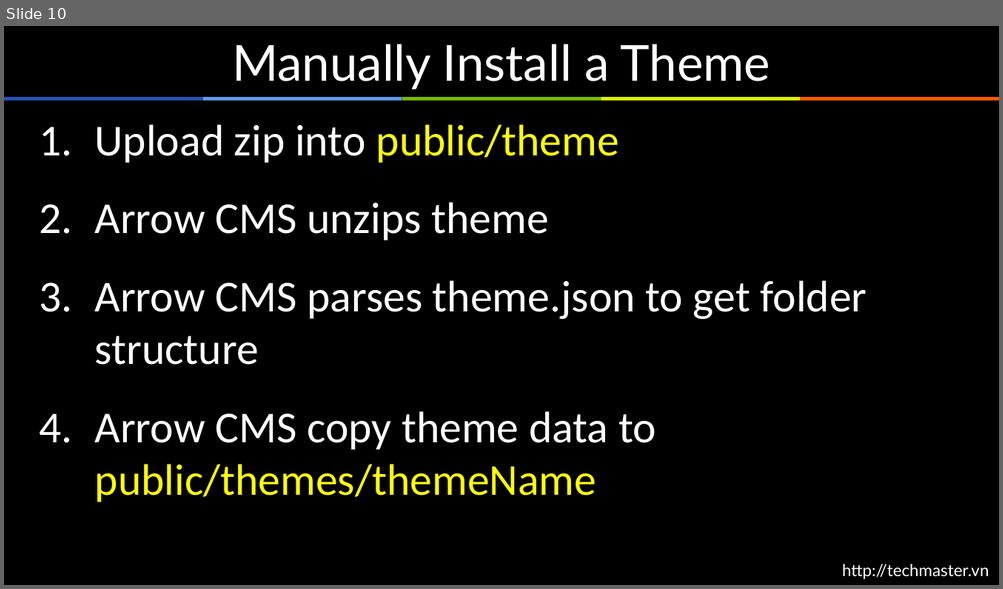
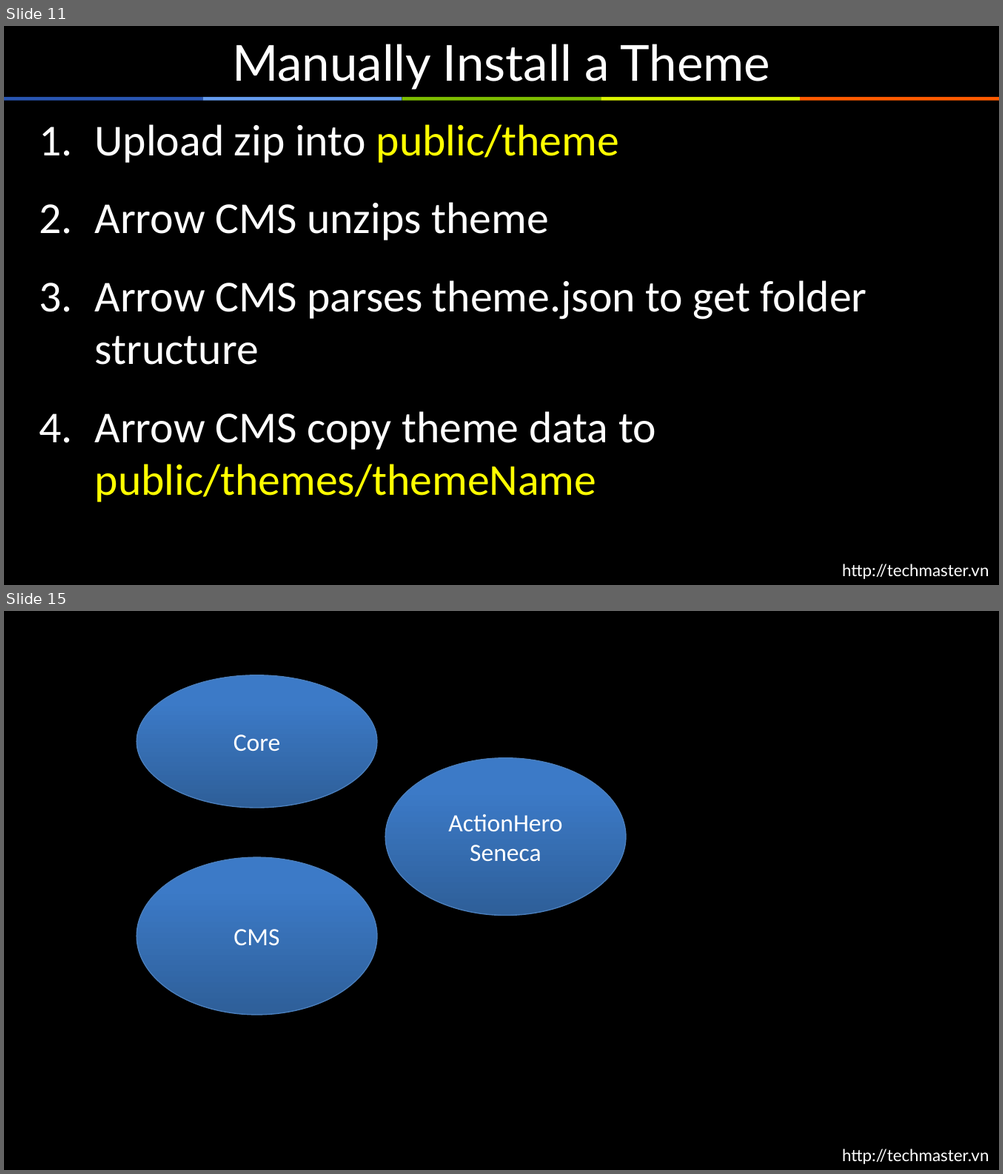
Before and after one commit to arrowjs/Documents, a slide deck: ArrowjsBasic.pptx. Shown one above the other, each under a label of ours: slide 10 before the commit, slides 11 and 15 after it; the slides between them are not shown. The pictures are 1003x589 and 1003x1174 pixels, drawn with LibreOffice and Linux fonts; fonts in the diff are those of the drawing; background and template pictures are left out. Boxes give left, top, right and bottom in pixels: in the first picture for what was removed or moved away, otherwise in the second. Text is boxed around its words. In the diff, an @@ line names an element or a change of style, - is before the commit and + after.

```diff
--- a/ArrowjsBasic.pptx
+++ b/ArrowjsBasic.pptx
@@ slide 15 added at bbox=[4, 611, 999, 1170], background #000000; not listed: 1 template element that a slide beside it also shows @@
@@ ellipse added at bbox=[136, 675, 377, 808], fill gradient #2F5F99 to #3D7CC7 to #3A7CCB, outline #4B7EBC 0.75 pt, 18 pt, text #FFFFFF @@
+Core
@@ ellipse added at bbox=[385, 758, 626, 915], fill gradient #2F5F99 to #3D7CC7 to #3A7CCB, outline #4B7EBC 0.75 pt, 18 pt, text #FFFFFF @@
+ActionHero
+Seneca
@@ ellipse added at bbox=[136, 857, 377, 1015], fill gradient #2F5F99 to #3D7CC7 to #3A7CCB, outline #4B7EBC 0.75 pt, 18 pt, text #FFFFFF @@
+CMS
@@ what was slide 10 is now slide 11 @@
```
Also in this commit, not shown: 10 other slides added.
